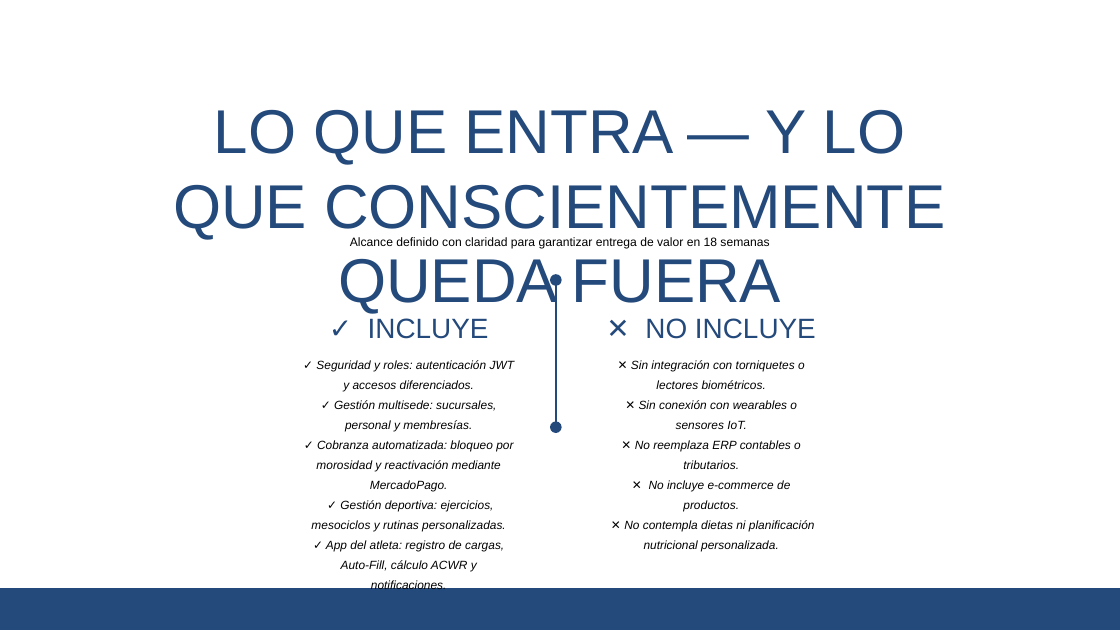
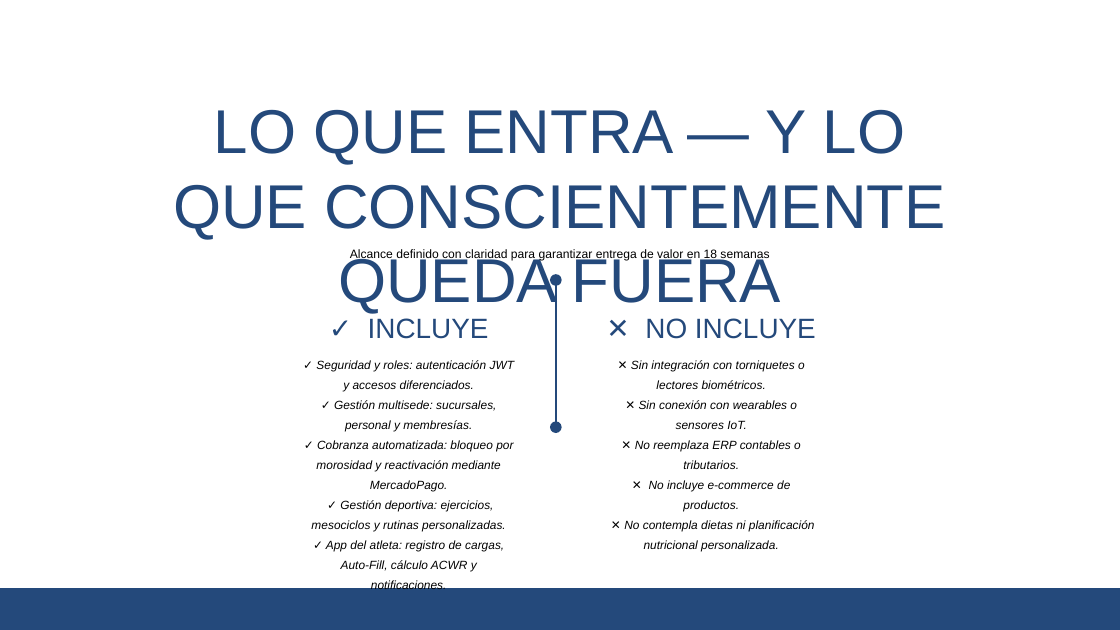
Before and after one commit to ignvcio404/NovaFit-Analytics, a slide deck: slide 6 of Fase 1/Evidencias grupales/Presentacion Proyecto.pptx. Drawn at 1120x630 pixels with LibreOffice and Linux fonts; fonts in the diff are those of the drawing. Boxes give left, top, right and bottom in pixels: in the first picture for what was removed or moved away, otherwise in the second. Text is boxed around its words. In the diff, an @@ line names an element or a change of style, - is before the commit and + after.

```diff
--- a/Fase 1/Evidencias grupales/Presentacion Proyecto.pptx
+++ b/Fase 1/Evidencias grupales/Presentacion Proyecto.pptx
@@ text "Alcance definido con claridad para ...": place and size @@
-text "Alcance definido con claridad para ..." at <box>350,237,769,249</box>
+text "Alcance definido con claridad para ..." at <box>350,249,769,262</box>
```
Also in this commit, not shown: 25 other files.
